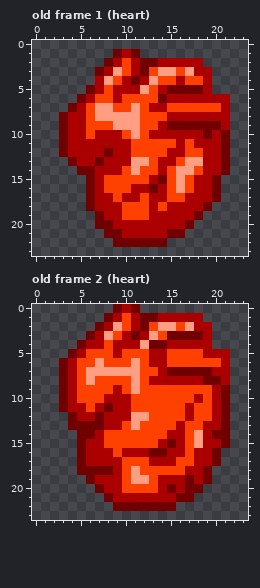
A pixel-art file gets an edit: assets/textures/ui/hud_icons.aseprite. The first picture shows the starting point.
24x24 pixels, 10 frames. Shown: old frame 1 (heart), old frame 2 (heart).
Now the later version:
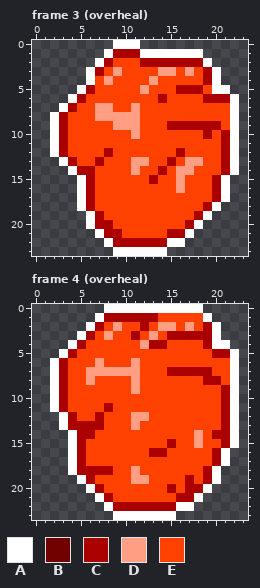
Palette (. is transparent): A #ffffff  B #710000  C #aa0000  D #ff9e82  E #ff4100
A new or re-ordered frame is compared with the old frame closest to it.
Log entry: Added overheal indicator + heart speed change
Edits made:
frames 10 -> 12
Changed rows in their new state; - is an unchanged pixel.
Frame 3 (overheal) is new; against old frame 1 (heart):
first column x 2:
 0 -------AAA-----------
 1 ------AC-CAAAAAAA----
 2 -----ACE-ECC-----A---
 3 ----ACE--EE-----E-A--
 4 ----AE--EEE---E---A--
 5 ---ACE-EEE--EECCCEAA-
 6 --ACE--E----CEEEE---A
 7 -ACE-------EE------EA
 8 ACEE---------EEEEEEEA
 9 ACEE--------ECCCCCCEA
10 ACEE-EEE---EEEEEECECA
11 ACEEEEEEE-----E-EEECA
12 ACEEEECEE----E---EECA
13 -ACEECEEE---E----EECA
14 --ACCEEE---------EECA
15 ---ACE------E---EECA-
16 ---ACE---EEEE---EECA-
17 ---ACEE-EE-EE--EEECA-
18 ---ACEEE---E-EEEECA--
19 ----ACEE---EEEEECA---
20 ----ACCEEEEEEEECA----
21 -----ACCEEEEECCA-----
22 ------ACCCCCCAA------
23 -------AAAAAA--------
Frame 4 (overheal) is new; against old frame 2 (heart):
first column x 2:
 0 ------AAAAAAAAAAA----
 1 -----AC-C-CCEEEEEA---
 2 ----ACE--EC-----E-A--
 3 ---ACE--ECE--CCCC-A--
 4 --ACEE-EEE-CCEEEE-AA-
 5 -ACE---E---EE----E--A
 6 ACE--------EE------EA
 7 ACE---------ECCCCCEEA
 8 ACE--------EEEEEECCEA
 9 ACE----E----------ECA
10 ACE---EEE-------E-ECA
11 ACEE-ECEE------E--ECA
12 -ACEECEEE------E--ECA
13 -ACCCCEE------E--EECA
14 --ACCE-------EE--ECCA
15 --ACEE------ECE--EECA
16 --ACEEE-EEECCEE-EECA-
17 --ACEEEE---EEE--EECA-
18 --ACCCCE-------EECA--
19 ---ACEEE----EEECECA--
20 ----ACEE----ECECCA---
21 -----ACEEEEEEECCA----
22 ------ACCCCCCCAA-----
23 -------AAAAAAA-------
Boxes around the changes in both pictures, in picture pixels (x1, y1, x2, y2):
changed: (50, 40, 239, 256)
changed: (50, 304, 239, 520)
